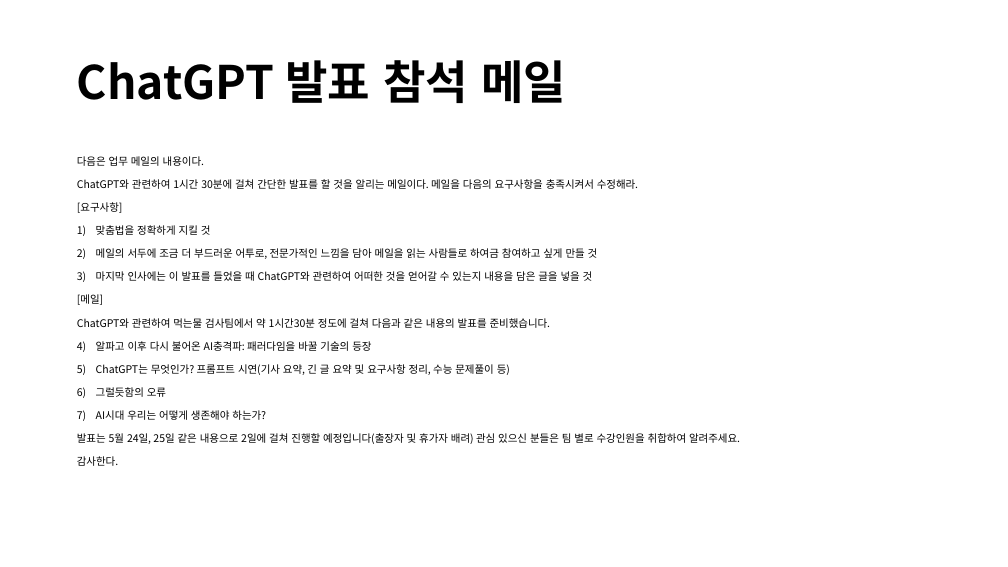
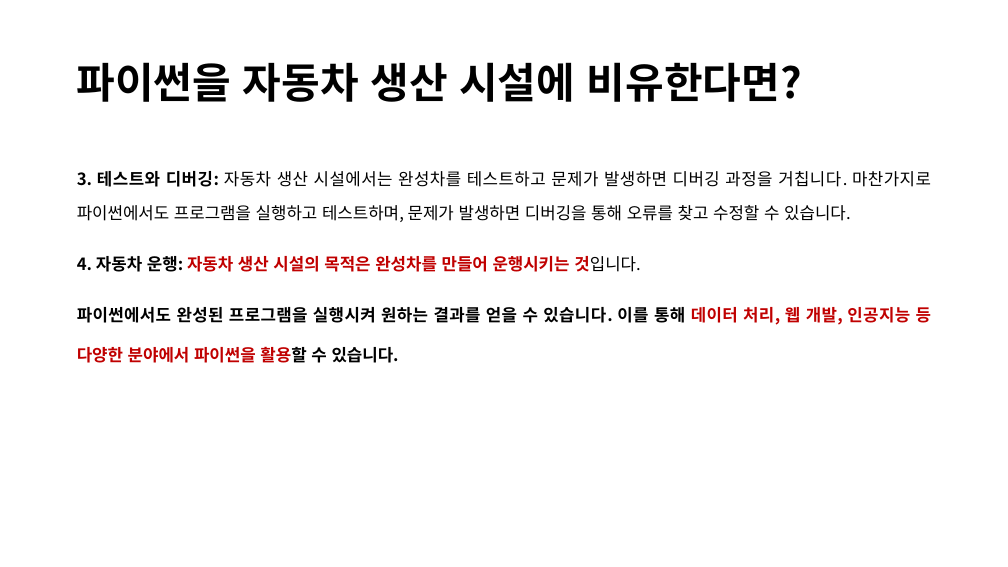
Before and after one commit to lolsaless/Python, a slide deck: slide 12 of 프롬프트 실습.pptx (slide 2 before the commit). Drawn at 1008x567 pixels with LibreOffice and Linux fonts; fonts in the diff are those of the drawing. Boxes give left, top, right and bottom in pixels: in the first picture for what was removed or moved away, otherwise in the second. Text is boxed around its words. In the diff, an @@ line names an element or a change of style, - is before the commit and + after.

```diff
--- a/프롬프트 실습.pptx
+++ b/프롬프트 실습.pptx
@@ title at (x1=77, y1=62, x2=802, y2=102): text changed; size 44 to 40 pt @@
-ChatGPT 발표 참석 메일
+파이썬을 자동차 생산 시설에 비유한다면?
@@ text at (x1=77, y1=171, x2=931, y2=363): text changed; size 10 to 16 pt; bold on @@
-다음은 업무 메일의 내용이다.
-ChatGPT와 관련하여 1시간 30분에 걸쳐 간단한 발표를 할 것을 알리는 메일이다. 메일을 다음의 요구사항을 충족시켜서 수정해라.
-[요구사항]
-1) 맞춤법을 정확하게 지킬 것
-2) 메일의 서두에 조금 더 부드러운 어투로, 전문가적인 느낌을 담아 메일을 읽는 사람들로 하여금 참여하고 싶게 만들 것
-3) 마지막 인사에는 이 발표를 들었을 때 ChatGPT와 관련하여 어떠한 것을 얻어갈 수 있는지 내용을 담은 글을 넣을 것
-[메일]
-ChatGPT와 관련하여 먹는물 검사팀에서 약 1시간30분 정도에 걸쳐 다음과 같은 내용의 발표를 준비했습니다.
-1) 알파고 이후 다시 불어온 AI충격파: 패러다임을 바꿀 기술의 등장
-2) ChatGPT는 무엇인가? 프롬프트 시연(기사 요약, 긴 글 요약 및 요구사항 정리, 수능 문제풀이 등)
-3) 그럴듯함의 오류
-4) AI시대 우리는 어떻게 생존해야 하는가?
-발표는 5월 24일, 25일 같은 내용으로 2일에 걸쳐 진행할 예정입니다(출장자 및 휴가자 배려) 관심 있으신 분들은 팀 별로 수강인원을 취합하여 알려주세요.
-감사한다.
+3. 테스트와 디버깅: 자동차 생산 시설에서는 완성차를 테스트하고 문제가 발생하면 디버깅 과정을 거칩니다. 마찬가지로 파이썬에서도 프로그램을 실행하고 테스트하며, 문제가 발생하면 디버깅을 통해 오류를 찾고 수정할 수 있습니다.
+4. 자동차 운행: 자동차 생산 시설의 목적은 완성차를 만들어 운행시키는 것입니다.
+파이썬에서도 완성된 프로그램을 실행시켜 원하는 결과를 얻을 수 있습니다. 이를 통해 데이터 처리, 웹 개발, 인공지능 등 다양한 분야에서 파이썬을 활용할 수 있습니다.
```
Also in this commit, not shown: 21 other slides changed, 19 slides added, 2 slides removed.
